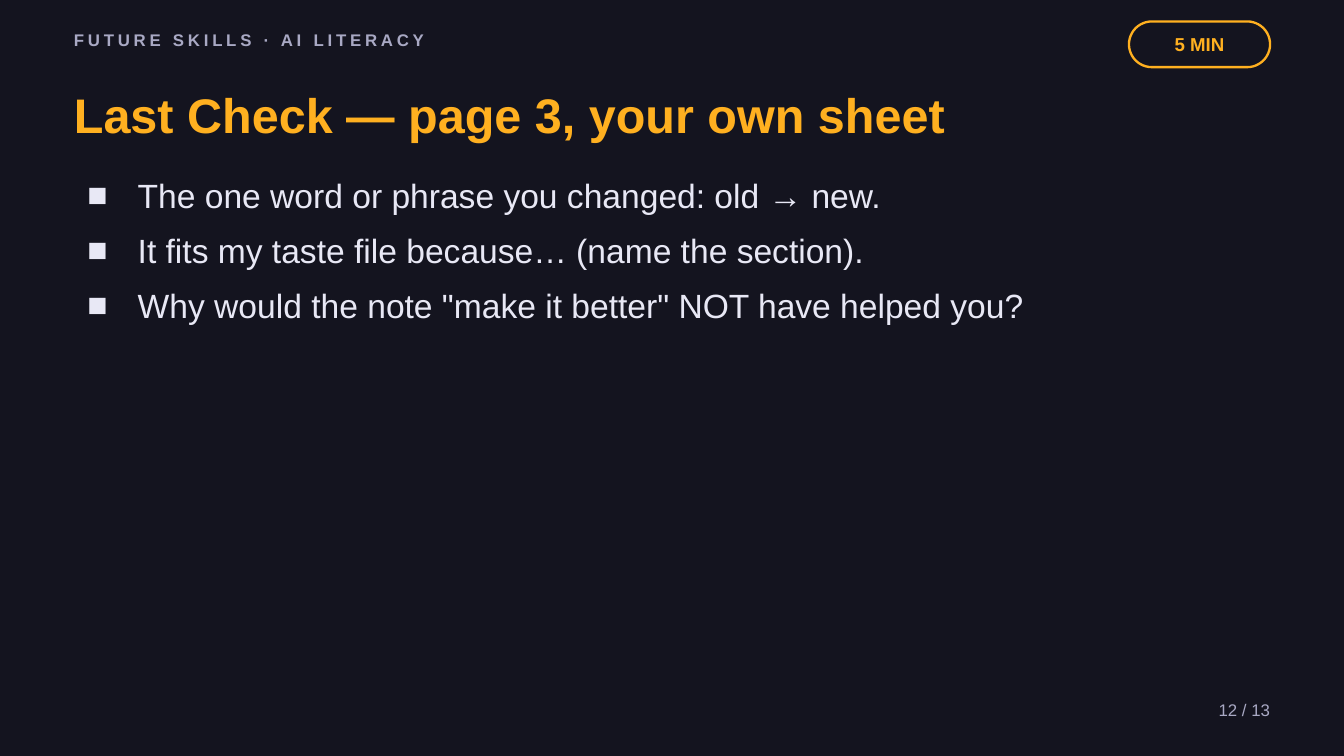
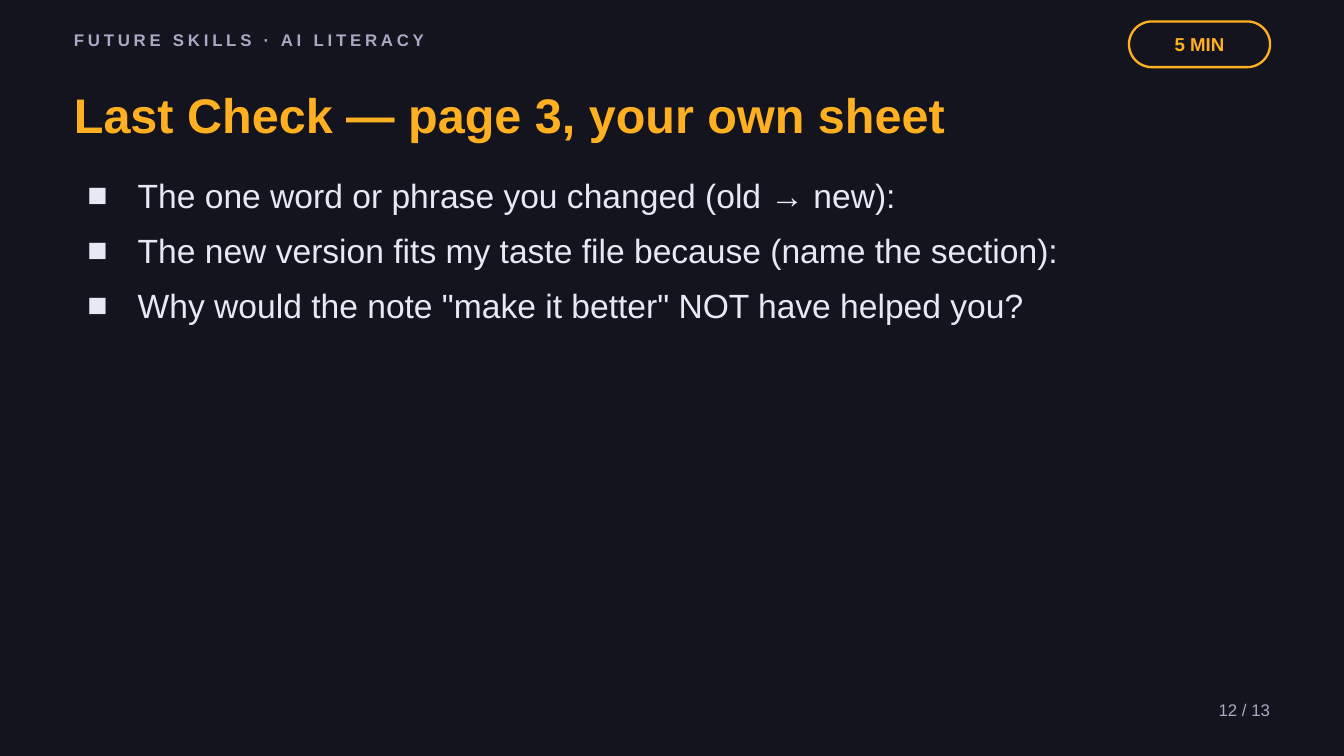
Before and after one commit to phiunit/tptphi, a slide deck: slide 12 of products/ai-taste-file/dist/Teach AI Your Taste - Slides.pptx. Drawn at 1344x756 pixels with LibreOffice and Linux fonts; fonts in the diff are those of the drawing. Boxes give left, top, right and bottom in pixels: in the first picture for what was removed or moved away, otherwise in the second. Text is boxed around its words. In the diff, an @@ line names an element or a change of style, - is before the commit and + after.

```diff
--- a/products/ai-taste-file/dist/Teach AI Your Taste - Slides.pptx
+++ b/products/ai-taste-file/dist/Teach AI Your Taste - Slides.pptx
@@ text at (138,183,1058,269): text changed @@
-■ The one word or phrase you changed: old → new.
-■ It fits my taste file because… (name the section).
+■ The one word or phrase you changed (old → new):
+■ The new version fits my taste file because (name the section):
```
Also in this commit, not shown: 8 other slides changed, 35 other files.
